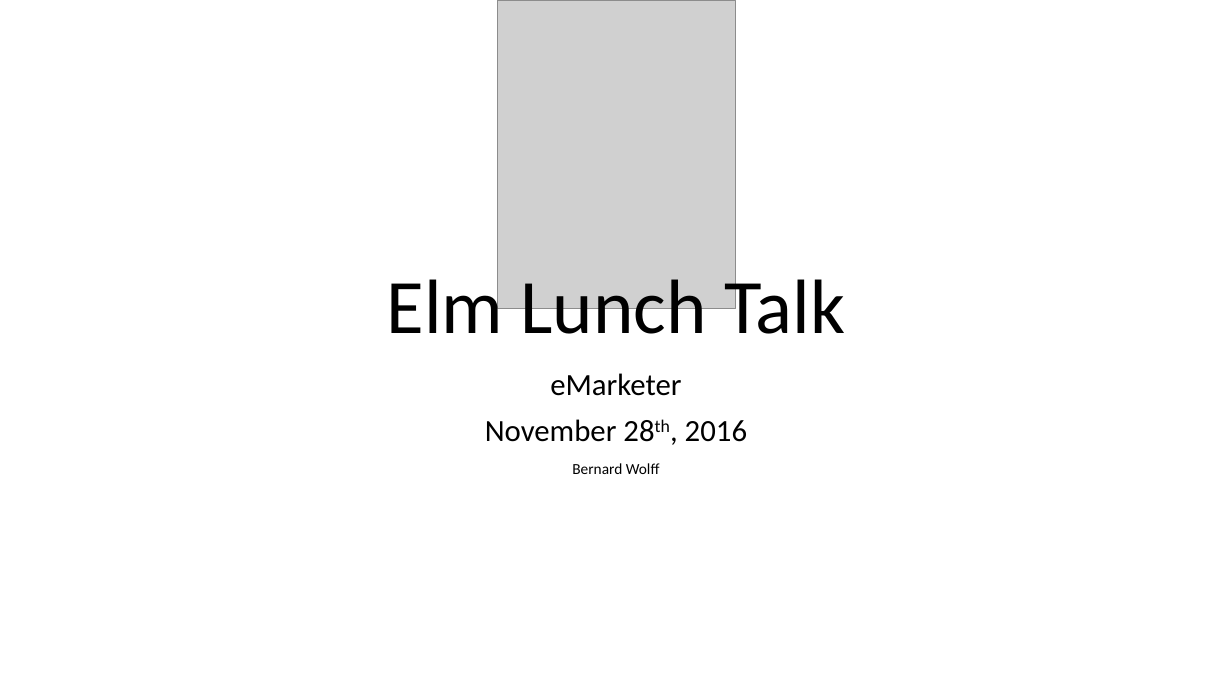
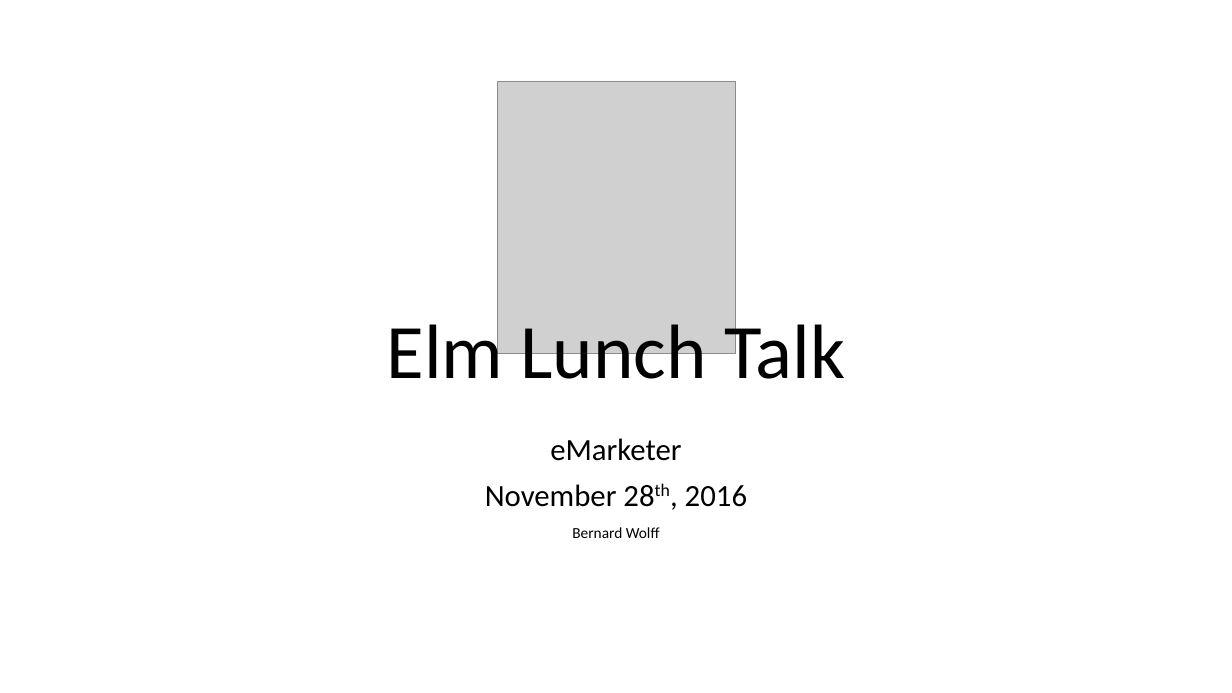
Before and after one commit to bernardwolff/elm-presentation, a slide deck: slide 1 of Elm Lunch Talk.pptx. Drawn at 1232x693 pixels with LibreOffice and Linux fonts; fonts in the diff are those of the drawing; grey boxes stand for pictures. Boxes give left, top, right and bottom in pixels: in the first picture for what was removed or moved away, otherwise in the second. Text is boxed around its words. In the diff, an @@ line names an element or a change of style, - is before the commit and + after.

```diff
--- a/Elm Lunch Talk.pptx
+++ b/Elm Lunch Talk.pptx
@@ picture resized from (x1=497, y1=0, x2=736, y2=309) to (x1=497, y1=81, x2=736, y2=353) @@
@@ title "Elm Lunch Talk" moved from (x1=387, y1=269, x2=845, y2=351) to (x1=387, y1=314, x2=845, y2=396) @@
@@ subtitle "eMarketer" moved from (x1=485, y1=373, x2=747, y2=474) to (x1=485, y1=438, x2=747, y2=538) @@
```
Also in this commit, not shown: 3 other slides changed, 4 other files.
